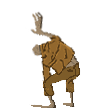
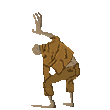
Revision of a layered 110px x 110px image; what changed, layer by layer:
painted on "괴물 왼쪽 공격" over <box>30,11,80,107</box>
